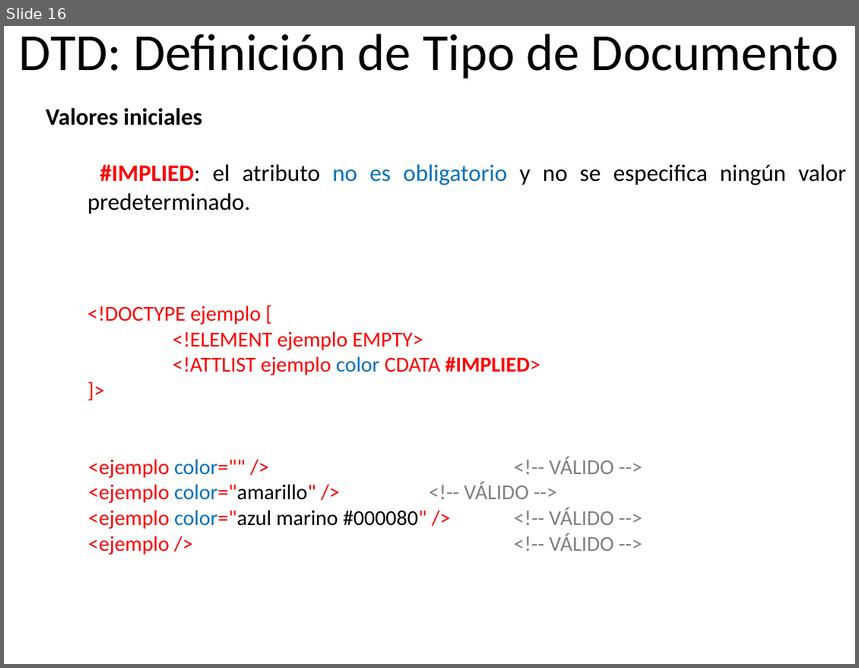
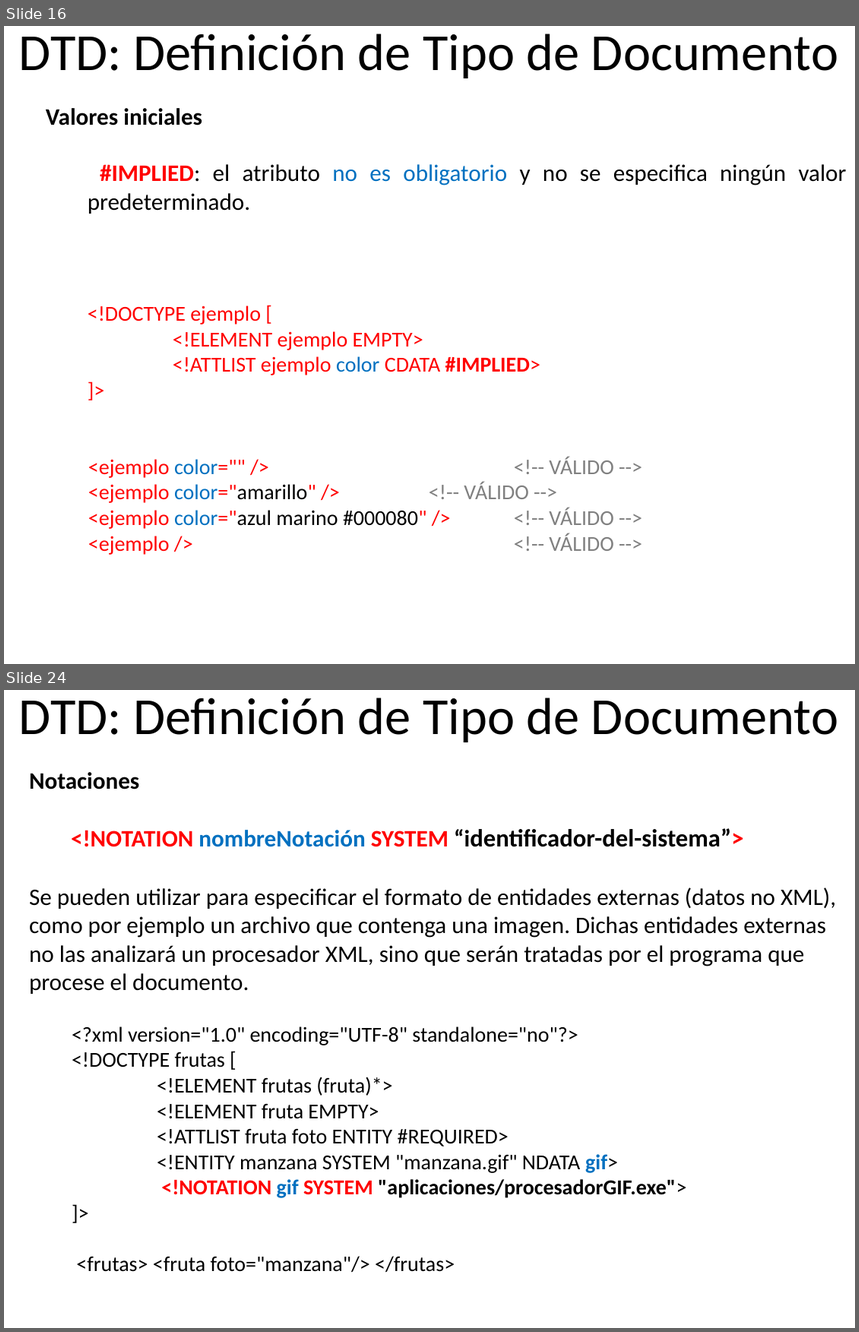
Before and after one commit to germanarcos/LM, a slide deck: xml/25 DTD avanzados.pptx. Shown one above the other, each under a label of ours: slide 16 before the commit, slides 16 and 24 after it; the slides between them are not shown. The pictures are 859x668 and 859x1332 pixels, drawn with LibreOffice and Linux fonts; fonts in the diff are those of the drawing. Boxes give left, top, right and bottom in pixels: in the first picture for what was removed or moved away, otherwise in the second. Text is boxed around its words. In the diff, an @@ line names an element or a change of style, - is before the commit and + after.

```diff
--- a/xml/25 DTD avanzados.pptx
+++ b/xml/25 DTD avanzados.pptx
@@ slide 24 added at bbox=[4, 690, 855, 1328], background #FFFFFF @@
@@ title added at bbox=[19, 698, 838, 742], 44 pt, text #000000 @@
+DTD: Definición de Tipo de Documento
@@ text added at bbox=[29, 772, 836, 1273], 18 pt, text #000000 @@
+Notaciones
+<!NOTATION nombreNotación SYSTEM “identificador-del-sistema”>
+Se pueden utilizar para especificar el formato de entidades externas (datos no XML), como por ejemplo un archivo que contenga una imagen. Dichas entidades externas no las analizará un procesador XML, sino que serán tratadas por el programa que procese el documento.
+  <?xml version="1.0" encoding="UTF-8" standalone="no"?>
+  <!DOCTYPE frutas [
+  <!ELEMENT frutas (fruta)*>
+  <!ELEMENT fruta EMPTY>
+  <!ATTLIST fruta foto ENTITY #REQUIRED>
+  <!ENTITY manzana SYSTEM "manzana.gif" NDATA gif>
+  <!NOTATION gif SYSTEM "aplicaciones/procesadorGIF.exe">
+  ]>
+  <frutas> <fruta foto="manzana"/> </frutas>
```
Also in this commit, not shown: 13 slides changed, 5 other slides added.
